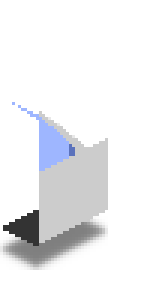
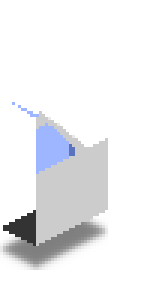
Before/after of a 144x288 layered artwork. What changed in the layer stack:
painted on "Beam" over 36, 117, 45, 129
painted on "Glass" over 36, 120, 39, 174
painted on "Side" over 36, 174, 39, 246
